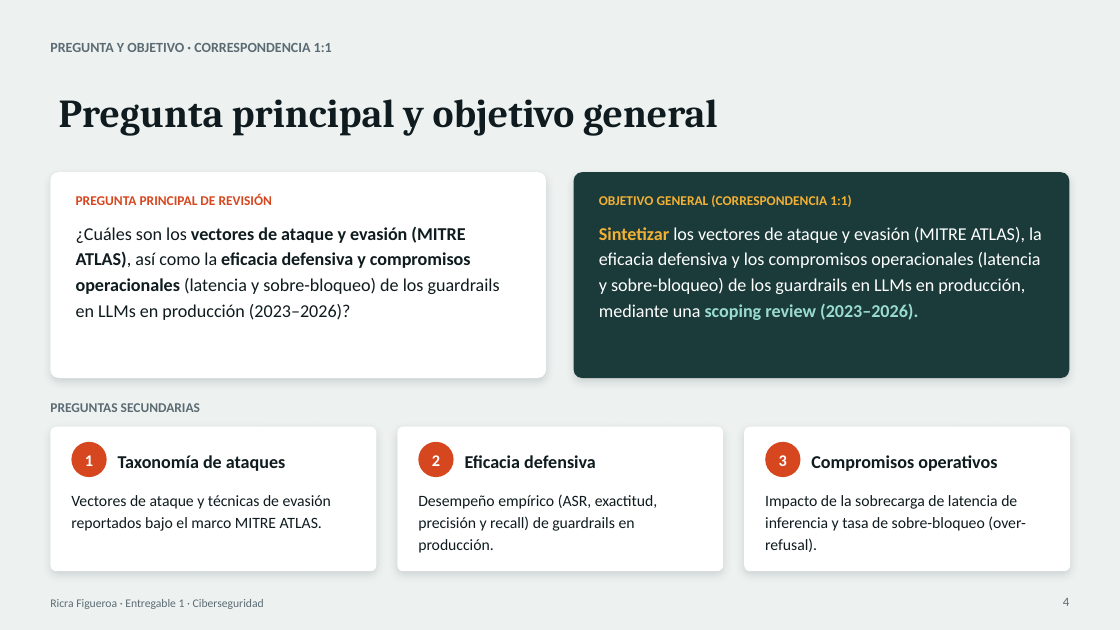
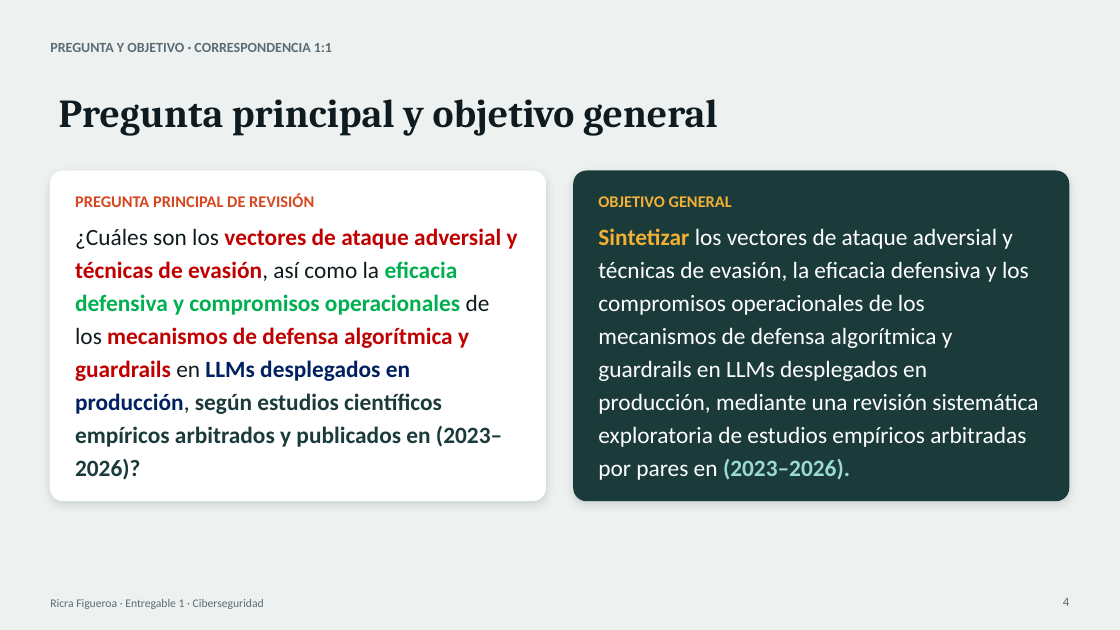
Before and after one commit to TeVerde29/trabajo-investigacion, a slide deck: slide 4 of Ricra_Figueroa_Pedro_Giovanni_Entregable1.pptx. Drawn at 1120x630 pixels with LibreOffice and Linux fonts; fonts in the diff are those of the drawing. Boxes give left, top, right and bottom in pixels: in the first picture for what was removed or moved away, otherwise in the second. Text is boxed around its words. In the diff, an @@ line names an element or a change of style, - is before the commit and + after.

```diff
--- a/Ricra_Figueroa_Pedro_Giovanni_Entregable1.pptx
+++ b/Ricra_Figueroa_Pedro_Giovanni_Entregable1.pptx
@@ rounded rectangle resized from (x1=50, y1=172, x2=546, y2=378) to (x1=50, y1=171, x2=546, y2=502) @@
@@ rounded rectangle resized from (x1=574, y1=172, x2=1070, y2=378) to (x1=573, y1=171, x2=1070, y2=502) @@
@@ text "PREGUNTA PRINCIPAL DE REVISIÓN" at (x1=75, y1=194, x2=314, y2=207): size 11.5 to 14 pt @@
@@ text at (x1=598, y1=196, x2=732, y2=207): text changed; size 11.5 to 14 pt @@
-OBJETIVO GENERAL (CORRESPONDENCIA 1:1)
+OBJETIVO GENERAL
@@ text at (x1=75, y1=228, x2=518, y2=480): text changed; size 15.5 to 20 pt; text colour #0F1B1E to #C00000; bold on @@
-¿Cuáles son los vectores de ataque y evasión (MITRE ATLAS), así como la eficacia defensiva y compromisos operacionales (latencia y sobre-bloqueo) de los guardrails en LLMs en producción (2023–2026)?
+¿Cuáles son los vectores de ataque adversial y técnicas de evasión, así como la eficacia defensiva y compromisos operacionales de los mecanismos de defensa algorítmica y guardrails en LLMs desplegados en producción, según estudios científicos empíricos arbitrados y publicados en (2023–2026)?
@@ text at (x1=598, y1=228, x2=1038, y2=480): text changed; size 15.5 to 20 pt @@
-Sintetizar los vectores de ataque y evasión (MITRE ATLAS), la eficacia defensiva y los compromisos operacionales (latencia y sobre-bloqueo) de los guardrails en LLMs en producción, mediante una scoping review (2023–2026).
+Sintetizar los vectores de ataque adversial y técnicas de evasión, la eficacia defensiva y los compromisos operacionales de los mecanismos de defensa algorítmica y guardrails en LLMs desplegados en producción, mediante una revisión sistemática exploratoria de estudios empíricos arbitradas por pares en (2023–2026).
@@ text removed at (x1=50, y1=403, x2=200, y2=412) @@
-PREGUNTAS SECUNDARIAS
@@ rounded rectangle removed at (x1=50, y1=427, x2=376, y2=571) @@
@@ ellipse removed at (x1=71, y1=442, x2=107, y2=477) @@
-1
@@ rounded rectangle removed at (x1=397, y1=427, x2=723, y2=571) @@
@@ ellipse removed at (x1=418, y1=442, x2=454, y2=477) @@
-2
@@ rounded rectangle removed at (x1=744, y1=427, x2=1070, y2=571) @@
@@ ellipse removed at (x1=765, y1=442, x2=801, y2=477) @@
-3
@@ text removed at (x1=118, y1=455, x2=285, y2=471) @@
-Taxonomía de ataques
@@ text removed at (x1=465, y1=455, x2=596, y2=468) @@
-Eficacia defensiva
@@ text removed at (x1=811, y1=455, x2=997, y2=471) @@
-Compromisos operativos
@@ text removed at (x1=71, y1=495, x2=331, y2=531) @@
-Vectores de ataque y técnicas de evasión reportados bajo el marco MITRE ATLAS.
@@ text removed at (x1=418, y1=494, x2=658, y2=553) @@
-Desempeño empírico (ASR, exactitud, precisión y recall) de guardrails en producción.
@@ text removed at (x1=765, y1=495, x2=1026, y2=552) @@
-Impacto de la sobrecarga de latencia de inferencia y tasa de sobre-bloqueo (over-refusal).
```
Also in this commit, not shown: 3 other slides changed.
